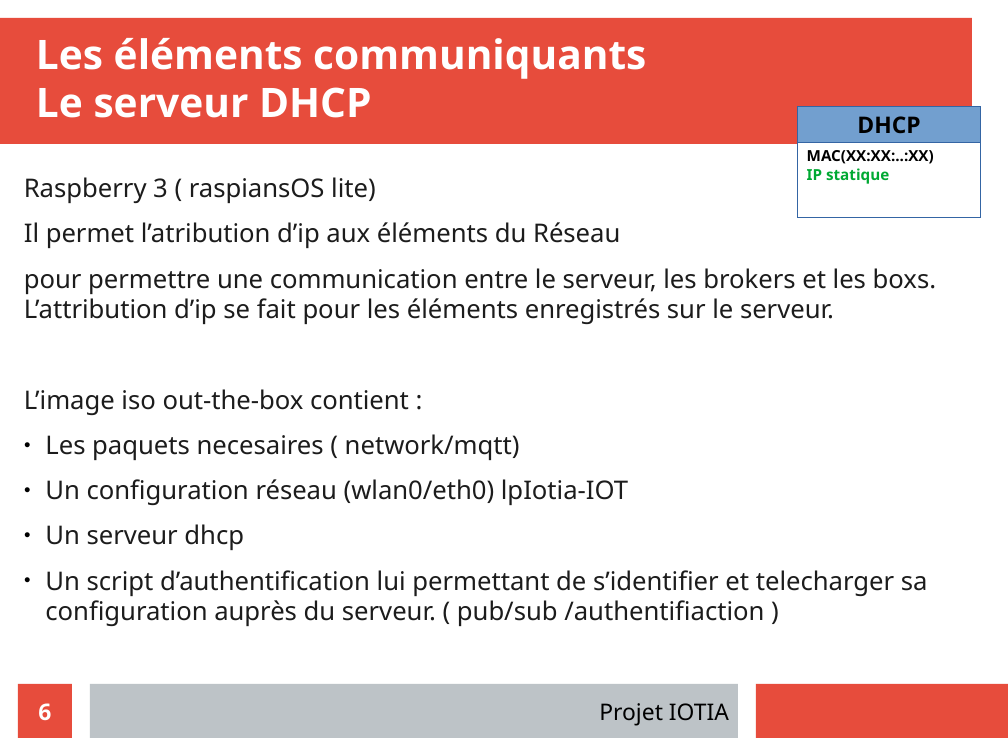
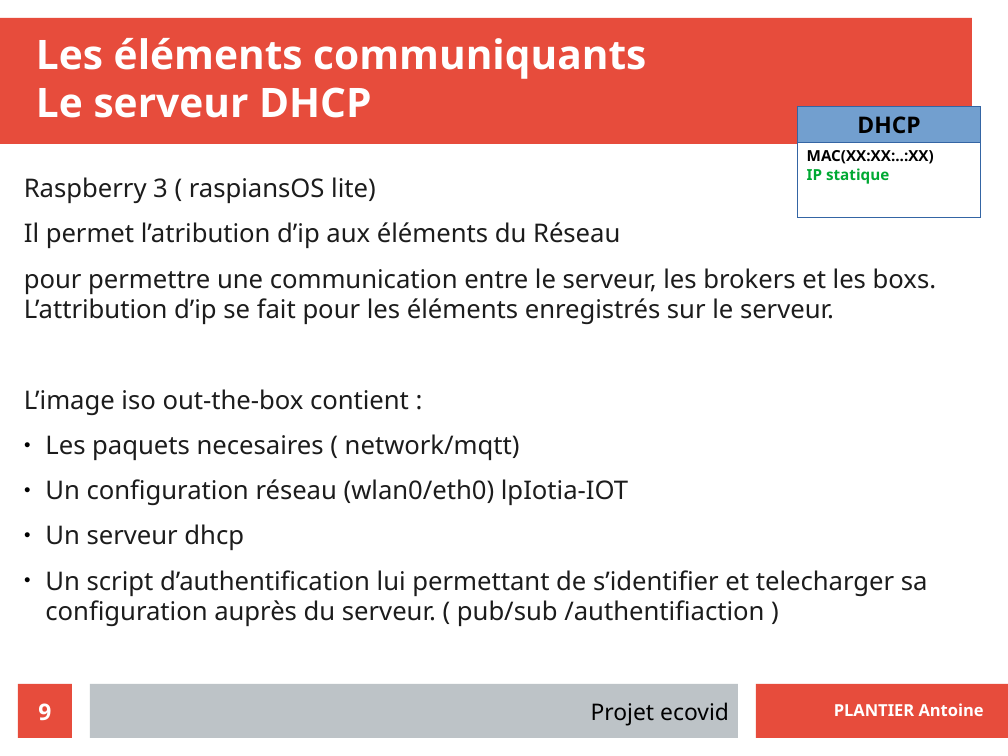
Before and after one commit to LENSAlex/ProjetIotia, a slide deck: slide 9 of config-raspbery/doc/Presentation_Network.odp (slide 6 before the commit). Drawn at 1008x756 pixels with LibreOffice and Linux fonts; fonts in the diff are those of the drawing; background and template pictures are left out. Boxes give left, top, right and bottom in pixels: in the first picture for what was removed or moved away, otherwise in the second. Text is boxed around its words. In the diff, an @@ line names an element or a change of style, - is before the commit and + after.

```diff
--- a/config-raspbery/doc/Presentation_Network.odp
+++ b/config-raspbery/doc/Presentation_Network.odp
@@ page number at [38, 703, 51, 721]: text changed @@
-6
+9
@@ text at [591, 702, 729, 726]: text changed @@
-Projet IOTIA
+Projet ecovid
@@ text added at [834, 703, 984, 716], 13 pt, text #FFFFFF, bold @@
+PLANTIER Antoine
```
Also in this commit, not shown: 4 other slides changed, 10 slides added, 2 slides removed, 5 other files.
